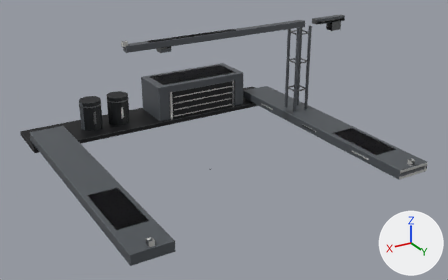
A saved change to the FBX model assets/models/chs_shipyard/export/chs_shipyard.fbx.
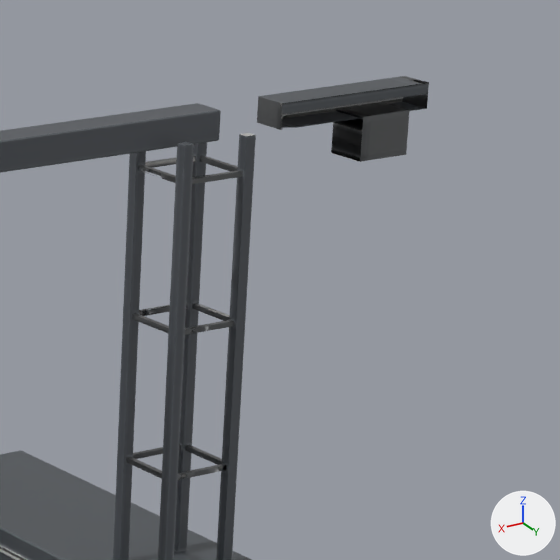
The first picture shows the older version from a camera (50 mm lens) standing at (35.5, 62.7, 33.0) and looking at (-1.3, 1.2, 2.3). The close-ups show the older and then the newer version on the part from 59% to 83% of the width and 0% to 38% of the height of that picture. Only the edits that show in the close-ups are written down. The axes (+X, +Y, +Z) are drawn at lower right. The lights are the same throughout. Where no turn or scale is listed for an object, it has been applied to the vertices.

Names of what the first close-up shows: 'base_bar' and 1 more.
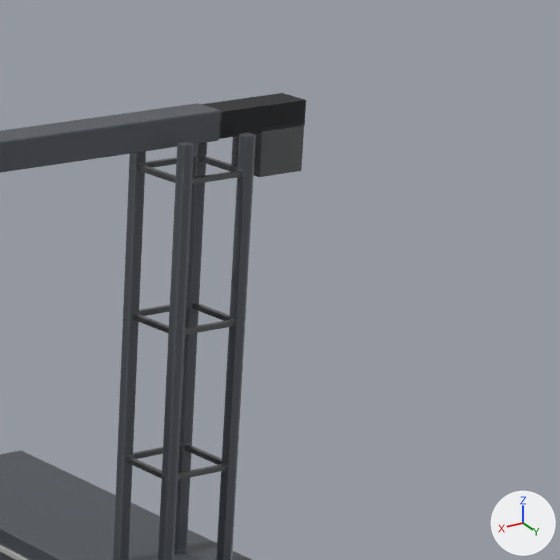
The change, as a diff of the scene's bpy script:
```diff
--- a/assets/models/chs_shipyard/export/chs_shipyard.fbx.py
+++ b/assets/models/chs_shipyard/export/chs_shipyard.fbx.py
@@ me_base_004 @@
 # used by ob_base_bar; location = (0.0, 0.0, 0.0)
-me_base_004.from_pydata(...)  # 616 vertices, 490 faces; spans x -24.0..19.0, y -19.0..18.5, z -0.3..14.7
+me_base_004.from_pydata(...)  # 616 vertices, 490 faces; spans x -19.8..19.0, y -19.0..18.5, z -0.3..14.7
+# me_base_004 part 1: the loose piece of 8 vertices spanning x -24.0..-19.0, y -4.5..-3.5, z 13.9..14.6 is scaled about its middle by (0.56, 1, 1), then moved by (3.1, 0.0, 0.0)
+# me_base_004 part 2: the loose piece of 8 vertices spanning x -23.3..-21.7, y -4.6..-3.4, z 12.7..13.9 is moved by (3.5, 0.0, 0.0)
+# me_base_004 part 3: texture (UV) coordinates of 259 of 490 faces, centred in x -24.0..18.7, y -16.9..18.5, z -0.3..14.6, changed; they spanned u 0.0..0.91, v 0.0..0.91 and now span u 0.0..0.9, v 0.0..0.91
 me_base_004.materials.append(mat_chs_shipyard_bar)
```

Pixel boxes [x1, y1, x2, y2] of what changed, in the close-ups (560 x 560 px; the box of a moved part takes in the faces that stretch with it):
'base_bar', reshaped
    before: [0, 76, 429, 560]
    after: [0, 93, 306, 560]
part 1 of me_base_004, moved or reshaped
    before: [257, 76, 429, 130]
    after: [202, 93, 306, 139]
part 2 of me_base_004, moved or reshaped
    before: [331, 103, 410, 162]
    after: [231, 125, 304, 177]
part 3 of me_base_004, surface changed
    before: [132, 76, 429, 474]
    after: [132, 93, 306, 474]
